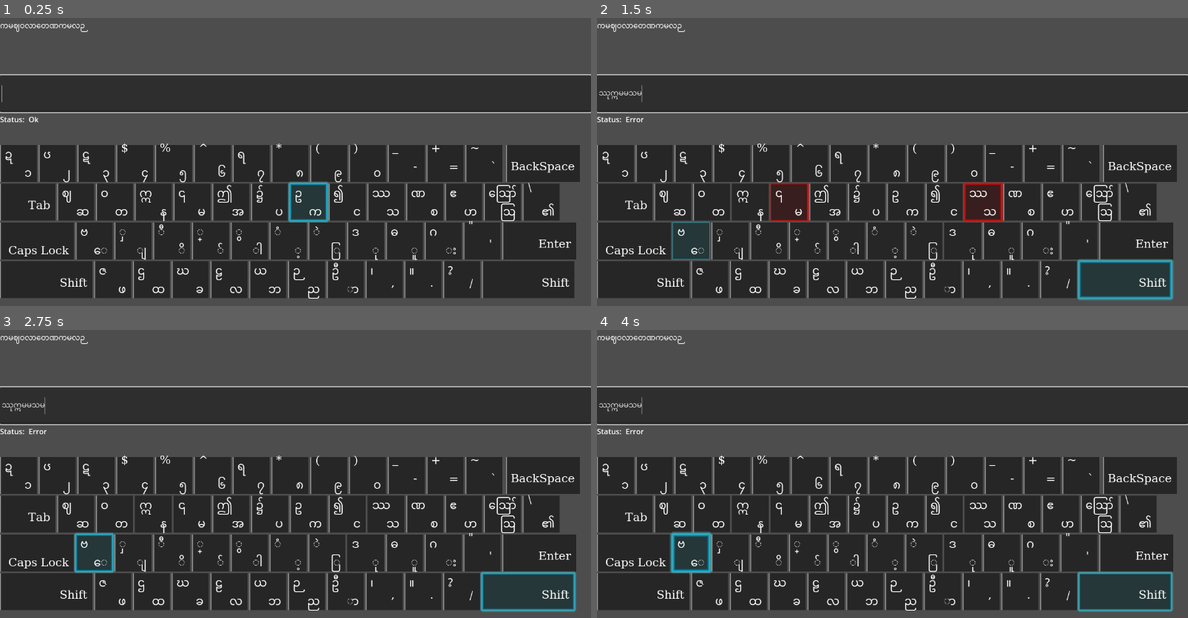
Above: before the commit, frames 1-4 (two rows, left to right).
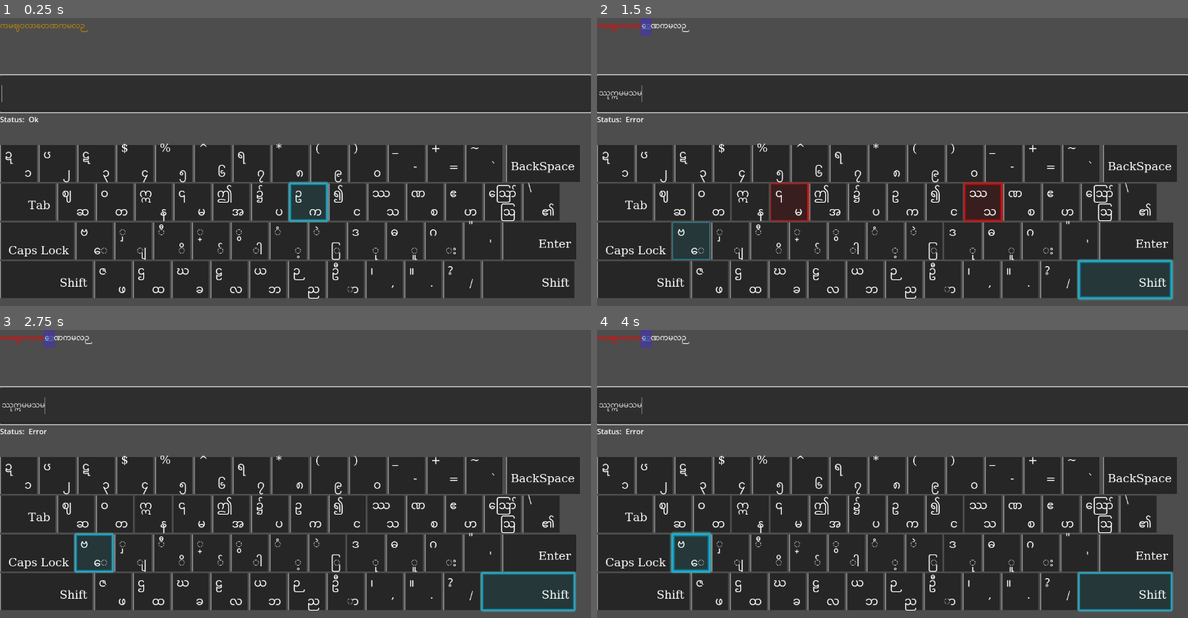
Above: after the commit, the same moments.

Repository: stmSi/Ultimate-Myanmar-Typing-Wizard
Game: Godot game, scene res://src/main.tscn
The game is run twice, just before and just after one commit, with the same random seed, the same clock (stepped at 60 frames per second) and the same inputs.
Inputs (mouse positions are in pixels of both pictures, inside the frame that each line leads up to):
- Up to frame 1 (0.25 s): no input
- Up to frame 2 (1.5 s): click (892, 92) at 0.52 s; type "Ok" at 0.6 s; type "Error" at 1.25 s
- Up to frame 3 (2.75 s): tap Enter at 2 s
- Up to frame 4 (4 s): no input

The runs differ from the first frame. In frame 1, 0.2% of the frame differs, in the area x 0-15%, y 2-5%; in frame 2, 0.3%, in the area x 0-16%, y 0-7%; in frame 3, 0.3%; in frame 4, 0.3%.

Commit message:
Added: Corrent, Incorret, CurrentCharacter Colors in RichText

Diff:
--- a/src/Autoload/EventBus.gd
+++ b/src/Autoload/EventBus.gd
@@ -1,6 +1,7 @@
 extends Node
 
 signal current_char_changed(char: String)
+signal written_string_changed(str: String)
 
 signal select_lesson(lesson: String) # should be lesson file path
 signal select_next_lesson()
--- a/src/FollowUpText.gd
+++ b/src/FollowUpText.gd
@@ -1,15 +1,83 @@
 extends RichTextLabel
 
 var raw_text = 'Hello World မကလာတေ'
+var written_text = ''
 
 @export var correct_color: Color = Color.GREEN
 @export var error_color: Color = Color.RED
 
-# Called when the node enters the scene tree for the first time.
+@export var current_char_color: Color = Color.LIGHT_SKY_BLUE
+@export var current_char_bgcolor: Color = Color.DARK_SLATE_BLUE
+
+
 func _ready():
 	EventBus.assign_text.connect(self._set_raw_text)
-	pass # Replace with function body.
+	EventBus.written_string_changed.connect(self._on_written_string_changed)
+
 
 func _set_raw_text(t: String) -> void:
+	self.text = ""
+	push_color(Color.DARK_GOLDENROD)
 	raw_text = t
-	self.text = t
+	add_text(t)
+	pop()
+
+func _on_written_string_changed(str: String):
+	written_text = str
+	self.text = ""
+	clear()
+
+	var i: int = 0
+	var correct: bool = false
+	var wrong: bool = false
+	while(i < len(written_text)):
+
+		if written_text[i] == raw_text[i]:
+
+			# didn't corrent before... start applying 'green' color
+			if not correct:
+
+				# if previous char was wrong, stop applying 'red' color
+				if wrong:
+					wrong = false
+					pop()
+
+				correct = true
+				push_color(correct_color)
+
+		# wrong character was written
+		# written_text[i] != raw_text[i]
+		else:
+			if not wrong: # didn't wrong before.. start apply 'red' color
+
+				# if previous char was correct, stop applying 'green'
+				if correct:
+					correct = false
+					pop()
+
+				wrong = true
+				push_color(error_color)
+
+		# Advanced
+		add_text(raw_text[i])
+		i += 1
+	pop()
+
+	## show the rest
+	if(i < len(raw_text)):
+		push_color(current_char_color)
+		push_bgcolor(current_char_bgcolor)
+		push_underline()
+		add_text(raw_text[i])
+		pop()
+		pop()
+		pop()
+		i += 1
+
+
+	while(i < len(raw_text)):
+		add_text(raw_text[i])
+		i += 1
+
+	print(text)
+	## End of while loop
--- a/src/Keyboard/keyboard.gd
+++ b/src/Keyboard/keyboard.gd
@@ -35,7 +35,6 @@
 
 
 		if len(converted_char) > 1: # Shift/Alt/Ctrl
-
 			### Allow 'Backkspace' and 'Delete'
 			if converted_char != "Backspace" and converted_char != "Delete":
 				return
--- a/src/main.gd
+++ b/src/main.gd
@@ -43,7 +43,6 @@
 		line_edit.text = EngToMmConverter.convert_str(_t)
 		line_edit.caret_column = len(line_edit.text)
 
-
 	_eng_to_mm_converted = false
 
 	##### Status Update #####
@@ -57,6 +56,8 @@
 	if l < len(current_text):
 		EventBus.current_char_changed.emit(current_text[l])
 
+	EventBus.written_string_changed.emit(line_edit.text)
+
 	###### Determine Finish Section #########
 	if current_text != '' and current_text == line_edit.text:
 		EventBus.finished_section.emit()
--- a/src/main.tscn
+++ b/src/main.tscn
@@ -45,6 +45,7 @@
 bbcode_enabled = true
 text = "Hello World မကလာတေ"
 shortcut_keys_enabled = false
+language = "my_MM"
 script = ExtResource("3_4b5n0")
 
 [node name="LineEdit" type="LineEdit" parent="VBoxContainer"]
